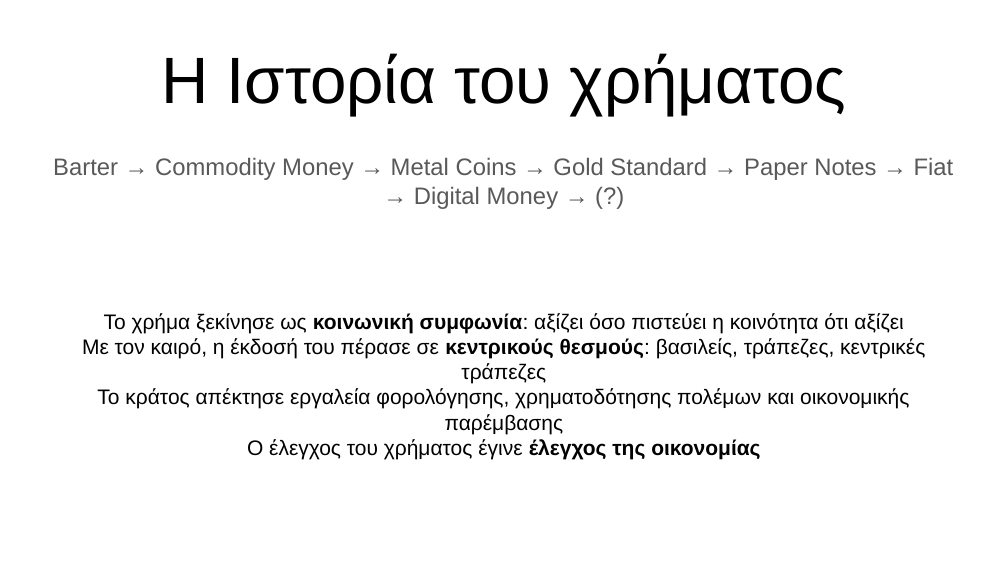
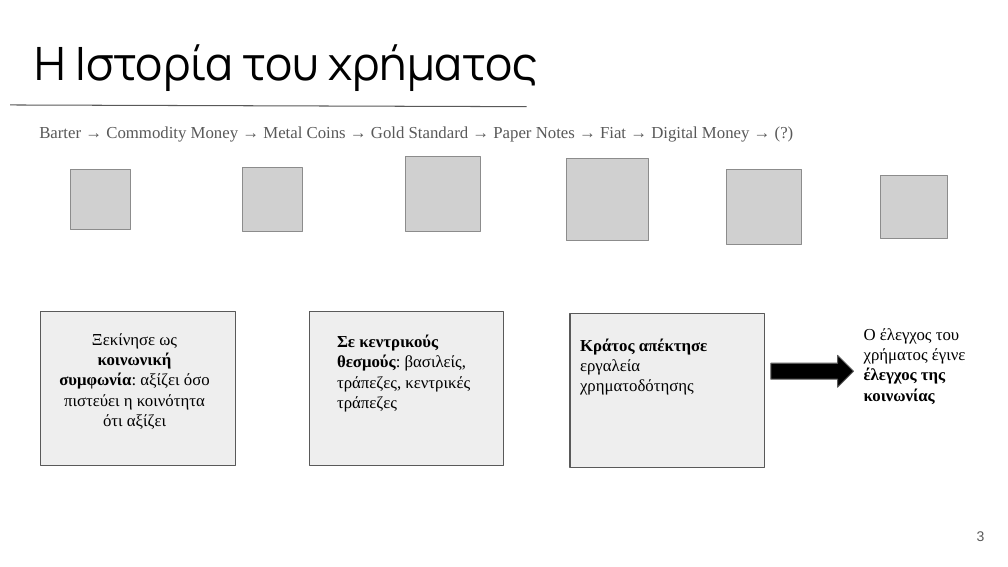
Before and after one commit to MwkosP/Mining-Intelligence, a slide deck: slide 3 of Thesis_Presentation_Panagiotis_Mokos.pptx. Drawn at 1008x567 pixels with LibreOffice and Linux fonts; fonts in the diff are those of the drawing; grey boxes stand for pictures. Boxes give left, top, right and bottom in pixels: in the first picture for what was removed or moved away, otherwise in the second. Text is boxed around its words. In the diff, an @@ line names an element or a change of style, - is before the commit and + after.

```diff
--- a/Thesis_Presentation_Panagiotis_Mokos.pptx
+++ b/Thesis_Presentation_Panagiotis_Mokos.pptx
@@ title "Η Ιστορία του χρήματος": place and size @@
-title "Η Ιστορία του χρήματος" at bbox=[161, 53, 846, 115]
+title "Η Ιστορία του χρήματος" at bbox=[35, 44, 538, 91]
@@ title "Η Ιστορία του χρήματος" at bbox=[35, 44, 538, 91]: size 46.8 to 32.8 pt, font Arial to Manrope; alignment centre to left @@
@@ line added from (10, 105) to (526, 107), #595959 0.75 pt @@
@@ subtitle "Barter → Commodity Money → ...": place and size @@
-subtitle "Barter → Commodity Money → ..." at bbox=[53, 157, 954, 459]
+subtitle "Barter → Commodity Money → ..." at bbox=[39, 126, 750, 142]
@@ subtitle "Barter → Commodity Money → ..." at bbox=[39, 126, 750, 142]: size 17 to 12 pt, font Arial to Times New Roman; alignment centre to left @@
@@ picture added at bbox=[71, 169, 131, 230] @@
@@ picture added at bbox=[242, 168, 302, 232] @@
@@ picture added at bbox=[405, 156, 480, 231] @@
@@ picture added at bbox=[566, 158, 649, 241] @@
@@ picture added at bbox=[727, 169, 801, 244] @@
@@ picture added at bbox=[880, 175, 948, 239] @@
@@ rectangle added at bbox=[41, 311, 236, 466], fill #EEEEEE, outline #595959 0.75 pt @@
@@ subtitle at bbox=[82, 313, 925, 459]: paragraphs removed @@
-Το χρήμα ξεκίνησε ως κοινωνική συμφωνία: αξίζει όσο πιστεύει η κοινότητα ότι αξίζει
-Με τον καιρό, η έκδοσή του πέρασε σε κεντρικούς θεσμούς: βασιλείς, τράπεζες, κεντρικές τράπεζες
-Το κράτος απέκτησε εργαλεία φορολόγησης, χρηματοδότησης πολέμων και οικονομικής παρέμβασης
-Ο έλεγχος του χρήματος έγινε έλεγχος της οικονομίας
@@ rectangle added at bbox=[309, 311, 504, 466], fill #EEEEEE, outline #595959 0.75 pt @@
@@ rectangle added at bbox=[571, 313, 765, 468], fill #EEEEEE, outline #595959 0.75 pt @@
@@ text added at bbox=[864, 328, 966, 404], 12 pt, text #000000 @@
+Ο έλεγχος του χρήματος έγινε έλεγχος της κοινωνίας
@@ text added at bbox=[59, 333, 210, 429], 12 pt, text #000000 @@
+Ξεκίνησε ως κοινωνική συμφωνία: αξίζει όσο πιστεύει η κοινότητα ότι αξίζει
@@ text added at bbox=[337, 334, 470, 412], 12 pt, text #000000 @@
+Σε κεντρικούς θεσμούς: βασιλείς, τράπεζες, κεντρικές τράπεζες
@@ text added at bbox=[580, 338, 708, 395], 12 pt, text #000000 @@
+Κράτος απέκτησε εργαλεία χρηματοδότησης
@@ right arrow added at bbox=[771, 356, 854, 388], fill #000000, outline #595959 0.75 pt @@
@@ page number added at bbox=[977, 531, 985, 541], 10 pt, text #595959 @@
+3
```
Also in this commit, not shown: 10 other slides changed, 18 slides added, 25 slides removed.
